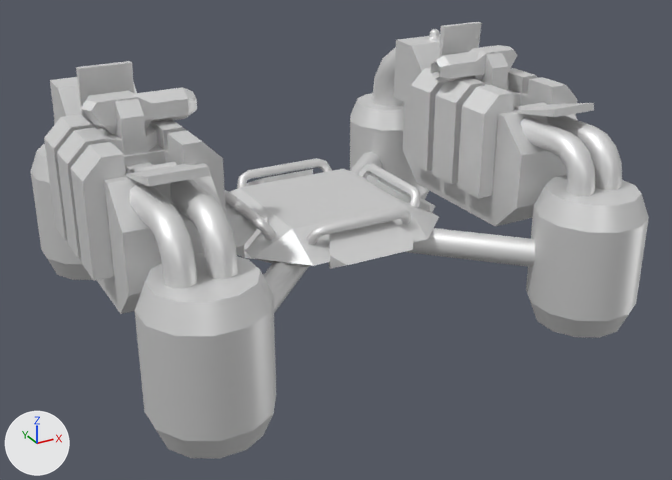
The glTF model glb/armfhp.glb as it was, and as the next commit left it.
The view is the same before and after, from a 50 mm camera at (-80.1, -152.2, 69.9) aimed at (0.4, -5.9, -3.2). Lighting does not change. The marker at lower left points along +X, +Y and +Z. The older version comes first.

Objects in the first picture: 'base', 'doorl1', 'doorl2', 'doorr1', 'doorr2', 'nanol', 'nanor', 'standl', 'standr' and 1 more.
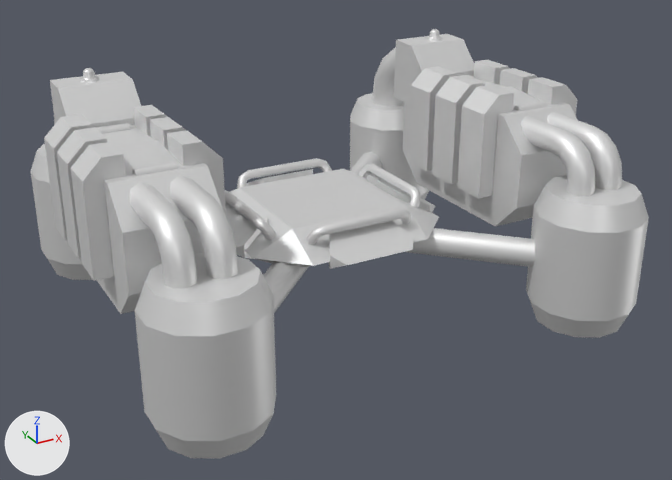
Changed parts and their boxes [x1, y1, x2, y2] in the pictures (672 x 480 px):
'nanor', moved, turned (not visible afterwards): before [81, 87, 197, 155]
'doorr2', turned: before [76, 61, 134, 130]; after [96, 123, 155, 146]
'nanol', moved, turned (not visible afterwards): before [431, 45, 517, 91]
'doorr1', turned: before [126, 162, 210, 187]; after [116, 140, 182, 176]
'doorl2', turned (mostly hidden afterwards): before [439, 22, 482, 58]; after [465, 75, 506, 88]
'doorl1', turned: before [512, 102, 594, 117]; after [501, 86, 549, 111]
'standr', moved (not visible afterwards): before [124, 145, 165, 174]
'standl', moved (not visible afterwards): before [508, 90, 521, 111]

What changed in the scene script:
```text
Change ob_doorl1:
    ob_doorl1.rotation_euler: (2.967, 0.0, 0.0) -> (0.0862, 0.0, 0.0)  # degrees (170, 0, 0) -> degrees (4.9, 0, 0)
Change ob_doorl2:
    ob_doorl2.rotation_euler: (-1.571, 0.0, 0.0) -> (-0.0596, 0.0, 0.0)  # degrees (-90, 0, 0) -> degrees (-3.4, 0, 0)
Change ob_doorr1:
    ob_doorr1.rotation_euler: (2.967, 0.0, 0.0) -> (0.0862, 0.0, 0.0)  # degrees (170, 0, 0) -> degrees (4.9, 0, 0)
Change ob_doorr2:
    ob_doorr2.rotation_euler: (-1.571, 0.0, 0.0) -> (-0.0596, 0.0, 0.0)  # degrees (-90, 0, 0) -> degrees (-3.4, 0, 0)
Change ob_standl:
    ob_standl.location: (38.08, -1.86, 18.83) -> (38.08, -1.86, 9.112)
Change ob_nanol:
    ob_nanol.rotation_euler: (0.0, 0.0, -1.571) -> (0.0, 0.0, -0.0293)  # degrees (0, 0, -90) -> degrees (0, 0, -1.7)
Change ob_standr:
    ob_standr.location: (-36.84, -0.93, 20.11) -> (-36.84, -0.93, 10.39)
Change ob_nanor:
    ob_nanor.rotation_euler: (0.0, 0.0, 1.571) -> (0.0, 0.0, 0.0293)  # degrees (0, 0, 90) -> degrees (0, 0, 1.7)
```
